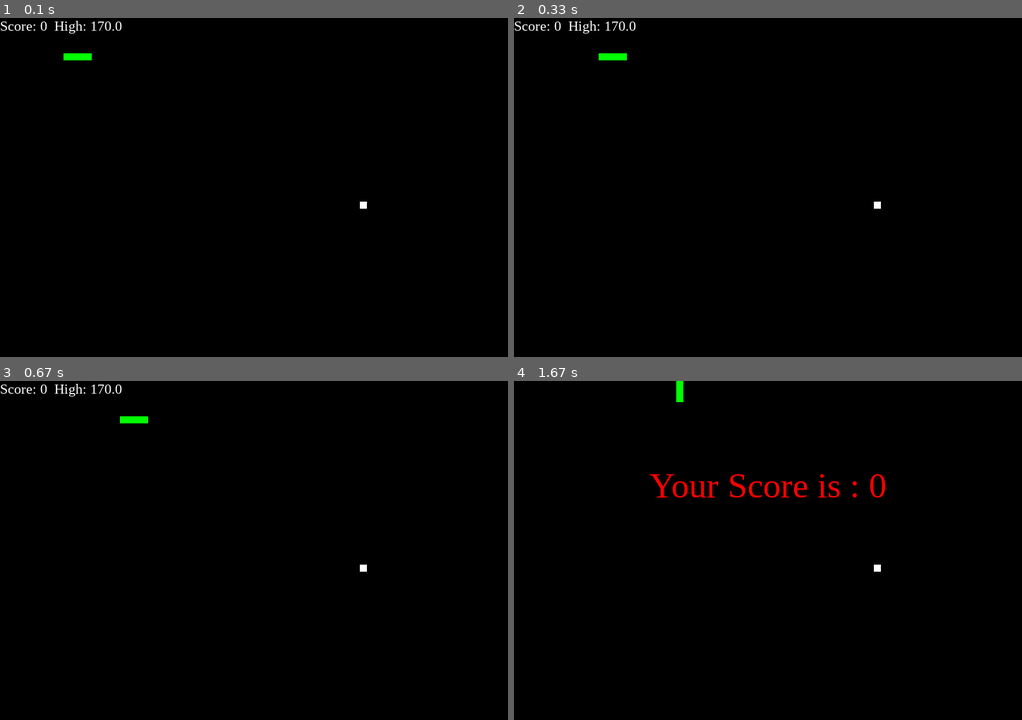
Above: before the commit, frames 1-4 (two rows, left to right).
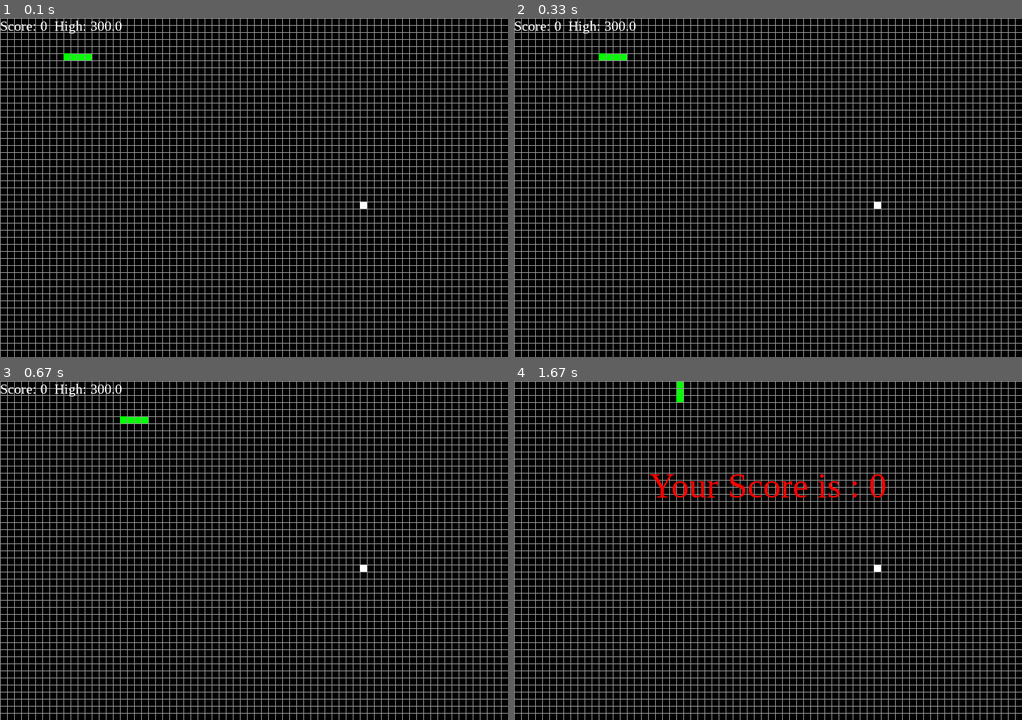
Above: after the commit, the same moments.

Repository: yarroww07/Pygame-based-Snake
Game: pygame game, started from trial1.py
The game is run twice, just before and just after one commit, with the same random seed, the same clock (stepped at 60 frames per second) and the same inputs.
Inputs:
- Up to frame 1 (0.1 s): no input
- Up to frame 2 (0.33 s): no input
- Up to frame 3 (0.67 s): no input
- Up to frame 4 (1.67 s): hold Up 0.83-1.3 s

The runs differ from the first frame. In frame 1, 19% of the frame differs, in the area x 0-100%, y 0-100%; in frame 2, 19%; in frame 3, 19%; in frame 4, 19%.

Commit message:
small changes

Diff:
--- a/scores.csv
+++ b/scores.csv
@@ -1,3 +1,37 @@
 10,score
 ,170.0
 ,10.0
+,0.0
+,300.0
+,30.0
+,10.0
+,10.0
+,0.0
+,0.0
+,0.0
+,0.0
+,0.0
+,30.0
+,0.0
+,0.0
+,0.0
+,20.0
+,20.0
+,50.0
+,40.0
+,0.0
+,0.0
+,0.0
+,0.0
+,0.0
+,0.0
+,0.0
+,0.0
+,30.0
+,0.0
+,0.0
+,0.0
+,0.0
+,100.0
+,0.0
+,0.0
--- a/trial1.py
+++ b/trial1.py
@@ -18,6 +18,9 @@
 blue = pygame.Color(0, 0, 255)
 yellow = pygame.Color(255, 255, 0)
 
+
+
+
 # Initialising pygame
 pygame.init()
 
@@ -27,6 +30,10 @@
 
 # FPS (frames per second) controller
 fps = pygame.time.Clock()
+
+
+
+
 
 # defining snake default position
 snake_position = [100, 50]
@@ -37,6 +44,10 @@
               [80, 50],
               [70, 50]
               ]
+
+# Borders
+
+
 # fruit position
 
 fruit_dictionary = {'normal': {
@@ -204,12 +215,29 @@
     fruit_color = fruit_dictionary[selected_fruit]['color']
 
     for pos in snake_body:
+        for x in range(0, 800, 10):
+            pygame.draw.line(game_window, (150,150,150), (x,0), (x,600))
+        for y in range(0, 600, 10):
+            pygame.draw.line(game_window, (150,150,150), (0,y), (800,y))
         pygame.draw.rect(game_window, green,
                          pygame.Rect(pos[0], pos[1], 10, 10))
     pygame.draw.rect(game_window, fruit_color, pygame.Rect(
         fruit_position[0], fruit_position[1], 10, 10))
+    # points = [(400,50), (500,150)]
+    # border_right = pygame.draw.line(game_window, red, (0,0), points,10)
+    # print('border left')
+    # border_left = pygame.draw.line(game_window, white,(50,0),(50,480),10)
+    # print('etc')
+    # border_up = pygame.draw.line(game_window, green,(720,0),(720,480),10)
+    # border_down = pygame.draw.line(game_window, yellow,(0,480),(720,480),10)
+    # print(border_left)
+
+
+
 
     # Game Over conditions
+    # if snake_position[0] > border_left[0]:
+    #     game_over()
     if snake_position[0] < 0 or snake_position[0] > window_x-10:
         game_over()
     if snake_position[1] < 0 or snake_position[1] > window_y-10:
